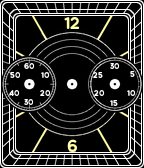
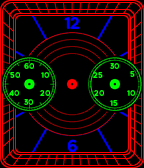
Two versions of the same layered image (144 × 168). Layer-by-layer changes:
painted on "c_face.png copy #1" over [62, 16, 80, 152]
painted on "c_face.png copy" over [1, 56, 143, 112]
painted on "rings", masked it over [0, 0, 144, 168]
painted on "60 ticks" over [0, 0, 144, 168]
painted on "12 ticks" over [0, 0, 144, 168]
painted on "c_face.png copy #2" over [7, 16, 137, 152]
added layer "c_face red" above "c_face green" over [0, 0, 144, 168]
hid "c_face.png" over [0, 0, 144, 168]
